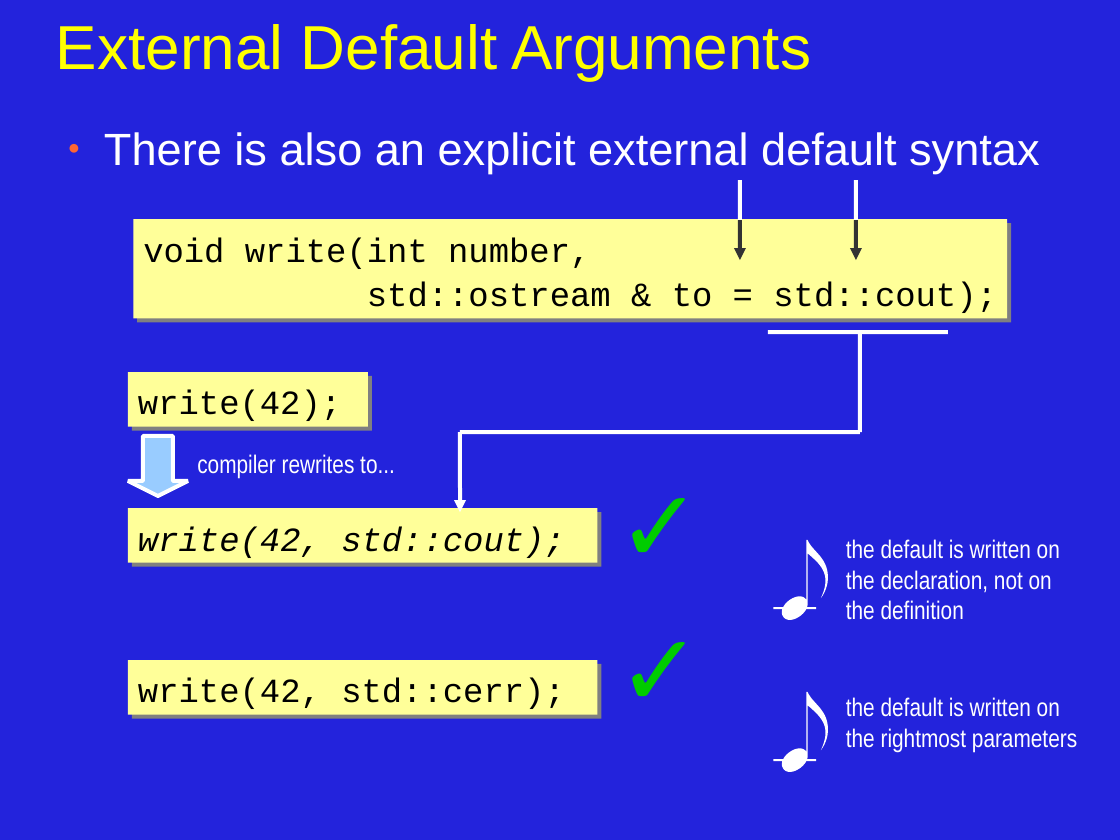
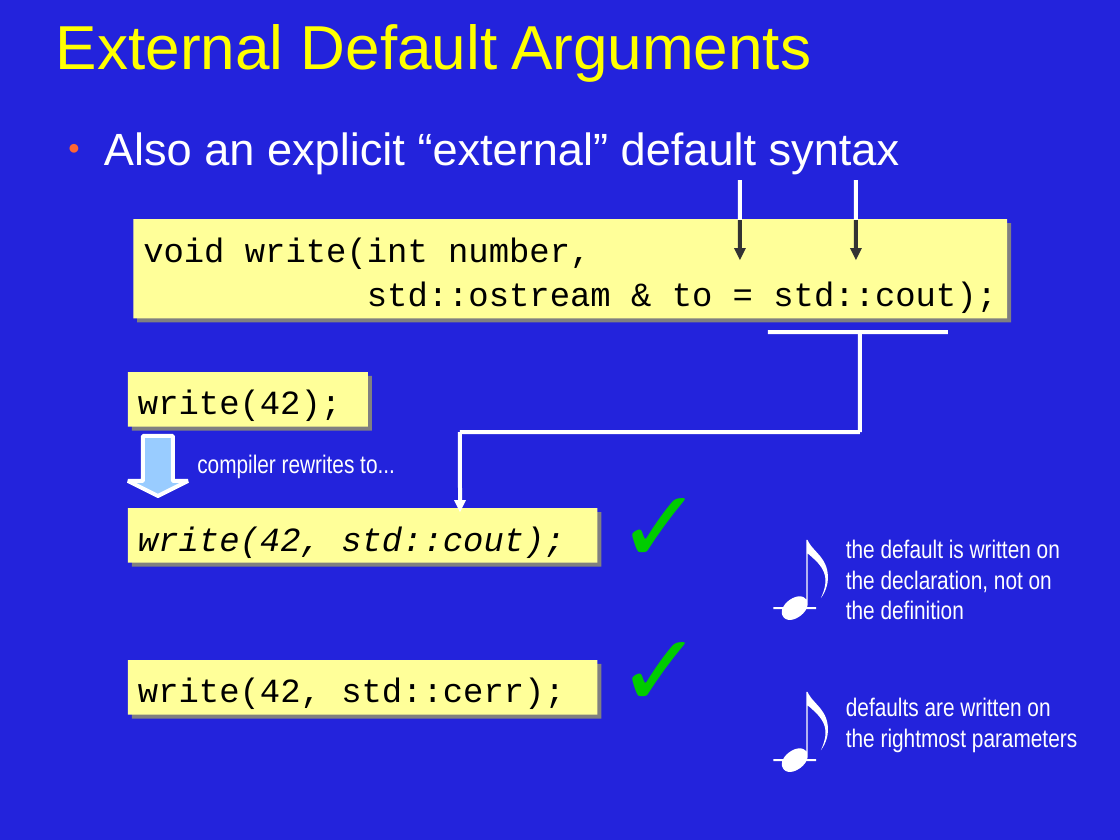
Before and after one commit to JonJagger/two-day-courses, a slide deck: slide 5 of cppf/03_Functions_Operators_and_Data_Structures.odp (slide 7 before the commit). Drawn at 1120x840 pixels with LibreOffice and Linux fonts; fonts in the diff are those of the drawing. Boxes give left, top, right and bottom in pixels: in the first picture for what was removed or moved away, otherwise in the second. Text is boxed around its words. In the diff, an @@ line names an element or a change of style, - is before the commit and + after.

```diff
--- a/cppf/03_Functions_Operators_and_Data_Structures.odp
+++ b/cppf/03_Functions_Operators_and_Data_Structures.odp
@@ text at (x1=104, y1=132, x2=899, y2=173): text changed @@
-● There is also an explicit external default syntax
+● Also an explicit “external” default syntax
@@ text at (x1=846, y1=697, x2=1077, y2=753): text changed @@
-the default is written on the rightmost parameters
+defaults are written on the rightmost parameters
```
Also in this commit, not shown: 3 other slides changed, 6 slides added, 3 slides removed, 1 other file.
